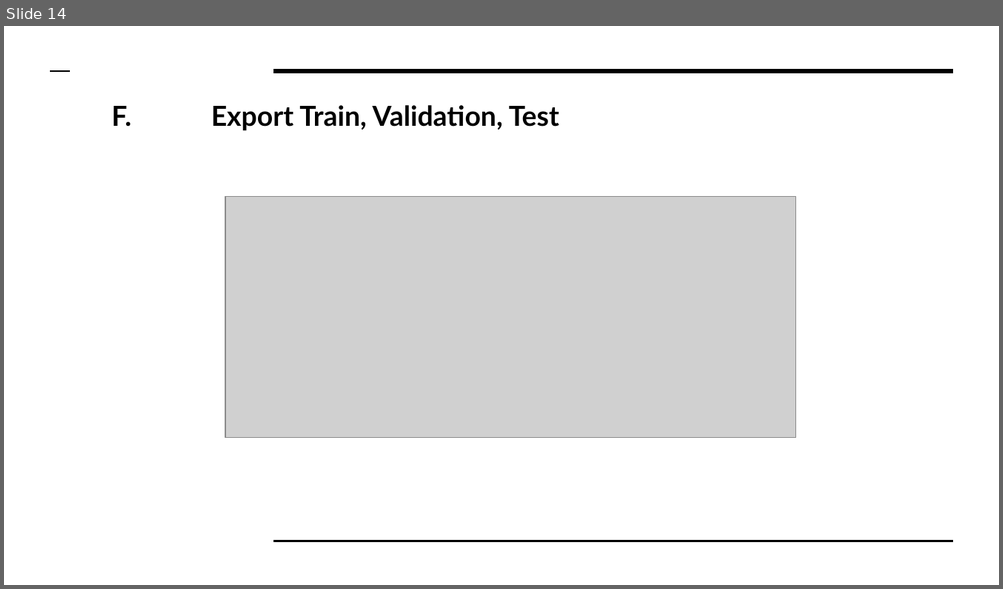
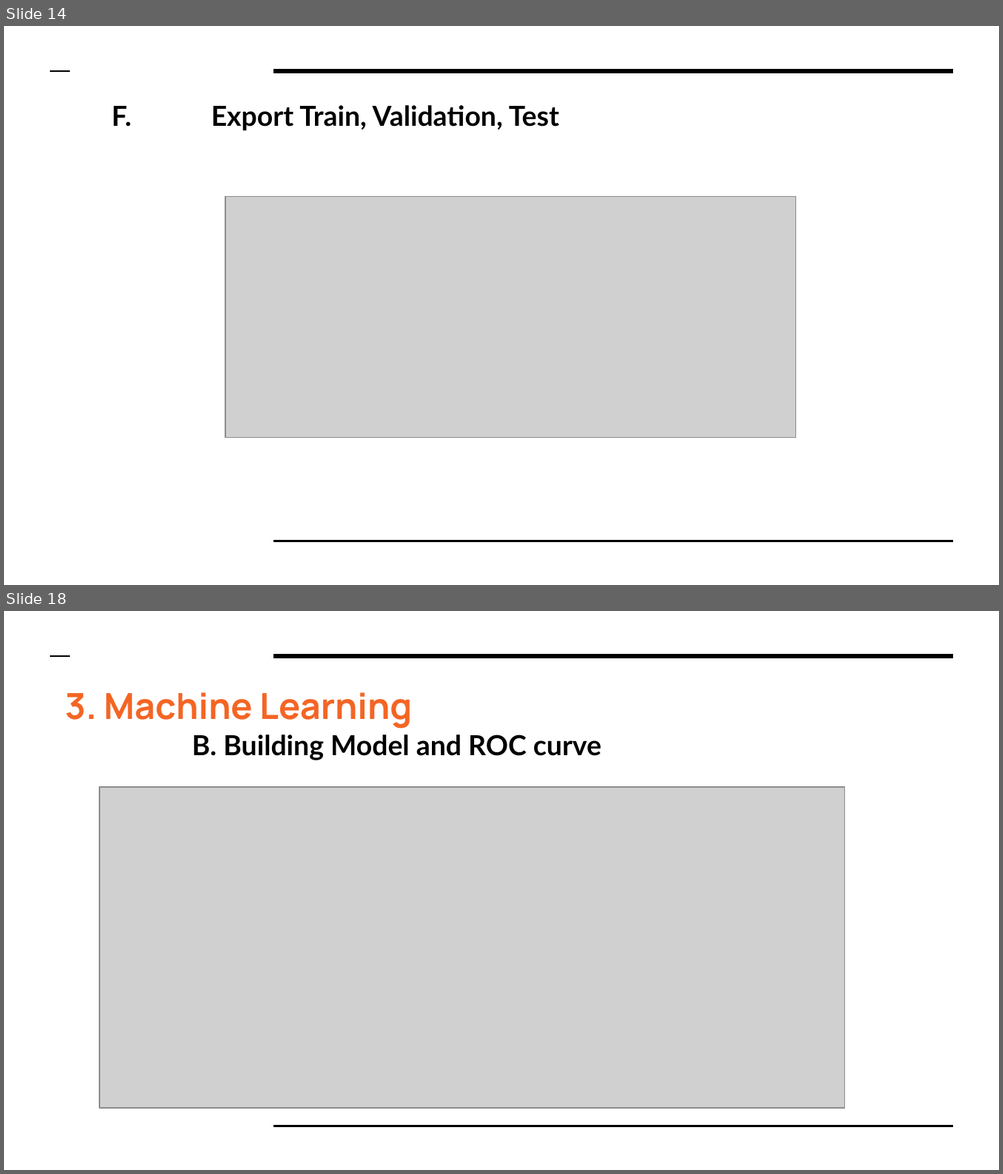
Before and after one commit to HoManLeung/Amazon-analysis, a slide deck: Final Project DS610.pptx. Shown one above the other, each under a label of ours: slide 14 before the commit, slides 14 and 18 after it; the slides between them are not shown. The pictures are 1003x589 and 1003x1174 pixels, drawn with LibreOffice and Linux fonts; fonts in the diff are those of the drawing; grey boxes stand for pictures. Boxes give left, top, right and bottom in pixels: in the first picture for what was removed or moved away, otherwise in the second. Text is boxed around its words. In the diff, an @@ line names an element or a change of style, - is before the commit and + after.

```diff
--- a/Final Project DS610.pptx
+++ b/Final Project DS610.pptx
@@ slide 18 added at [4, 611, 999, 1170], background #FFFFFF; not listed: 3 template elements that a slide beside it also shows @@
@@ title added at [65, 692, 412, 729], 26 pt, text #F46524, bold @@
+3. Machine Learning
@@ text added at [192, 735, 601, 760], 20 pt, text #000000, bold @@
+B. Building Model and ROC curve
@@ picture added at [99, 787, 845, 1108] @@
```
Also in this commit, not shown: 3 slides changed, 8 other slides added.
